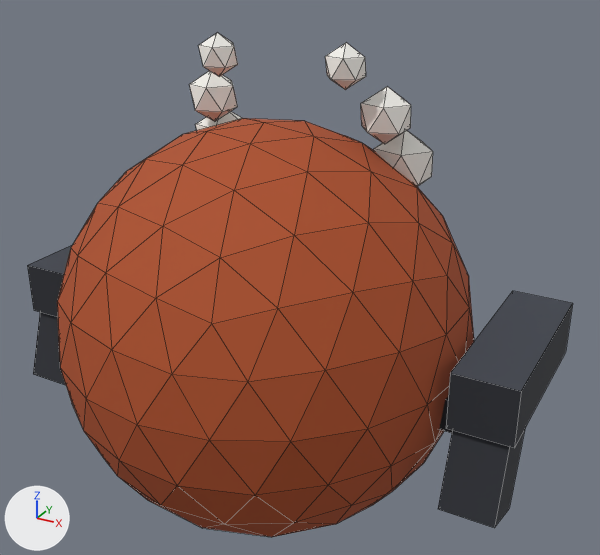
Two versions of the FBX model Assets/_Project/Art/City/Characters/CH_Mermo_T5.fbx, one commit apart.
Both versions are drawn from a 50 mm camera at (0.952, -1.564, 0.927) aimed at (0.066, 0.048, 0.121). Arrows for +X, +Y and +Z are at lower left; the lights stay in place. The first picture is the older version. Mesh edges are drawn as thin lines. Where no turn or scale is listed for an object, it has been applied to the vertices. Vertices at exactly the same position are counted once.

The older version as bpy lines, for what is in view:
```python
me_ch_mermo_t5 = bpy.data.meshes.new('CH_Mermo_T5')
me_ch_mermo_t5.from_pydata(...)  # 492 vertices, 600 faces; spans x -0.656..0.656, y -0.5..0.51, z -0.5..0.675
me_ch_mermo_t5.materials.append(mat_mat_citypalette)  # picture img_charpalette_png
ob_ch_mermo_t5 = bpy.data.objects.new('CH_Mermo_T5', me_ch_mermo_t5)
ob_ch_mermo_t5.location = (0.0, 0.0, 0.0)
```
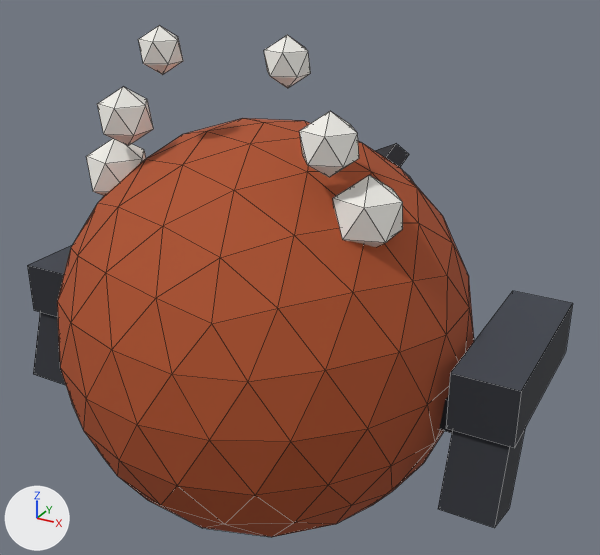
What differs and where, as boxes (x1, y1, x2, y2) in the pictures (600 x 555 px; the box of a moved part takes in the faces that stretch with it):
'CH_Mermo_T5', reshaped
    before: (27, 33, 573, 537)
    after: (27, 25, 573, 537)
part 1 of me_ch_mermo_t5, moved or reshaped
    before: (195, 111, 242, 130)
    after: (86, 139, 146, 196)
part 2 of me_ch_mermo_t5, moved or reshaped
    before: (189, 71, 238, 121)
    after: (97, 87, 154, 146)
part 3 of me_ch_mermo_t5, moved or reshaped
    before: (198, 33, 238, 77)
    after: (138, 25, 183, 75)
part 4 of me_ch_mermo_t5, moved or reshaped
    before: (374, 131, 433, 187)
    after: (333, 175, 403, 247)
part 5 of me_ch_mermo_t5, moved or reshaped
    before: (361, 87, 411, 144)
    after: (300, 111, 359, 177)
part 6 of me_ch_mermo_t5, moved or reshaped
    before: (325, 43, 366, 90)
    after: (264, 35, 311, 88)

The change, as a list of edits to the scene's bpy script:
```text
Change me_ch_mermo_t5:
    used by ob_ch_mermo_t5; location = (0.0, 0.0, 0.0)
    remove me_ch_mermo_t5.from_pydata(...)  # 492 vertices, 600 faces; spans x -0.656..0.656, y -0.5..0.51, z -0.5..0.675
    add me_ch_mermo_t5.from_pydata(...)  # 492 vertices, 600 faces; spans x -0.656..0.656, y -0.5..0.51, z -0.5..0.716
    me_ch_mermo_t5 part 1: the loose piece of 12 vertices spanning x -0.323..-0.18, y 0.143..0.279, z 0.311..0.471 is moved by (-0.065, -0.339, -0.012)
    me_ch_mermo_t5 part 2: the loose piece of 12 vertices spanning x -0.289..-0.173, y 0.089..0.2, z 0.447..0.577 is moved by (-0.018, -0.312, 0.008)
    me_ch_mermo_t5 part 3: the loose piece of 12 vertices spanning x -0.208..-0.119, y 0.03..0.115, z 0.575..0.675 is moved by (0.013, -0.228, 0.041)
    me_ch_mermo_t5 part 4: the loose piece of 12 vertices spanning x 0.18..0.323, y 0.143..0.279, z 0.311..0.471 is moved by (0.065, -0.339, -0.012)
    me_ch_mermo_t5 part 5: the loose piece of 12 vertices spanning x 0.173..0.289, y 0.089..0.2, z 0.447..0.577 is moved by (0.018, -0.312, 0.008)
    me_ch_mermo_t5 part 6: the loose piece of 12 vertices spanning x 0.119..0.208, y 0.03..0.115, z 0.575..0.675 is moved by (-0.013, -0.228, 0.041)
```
